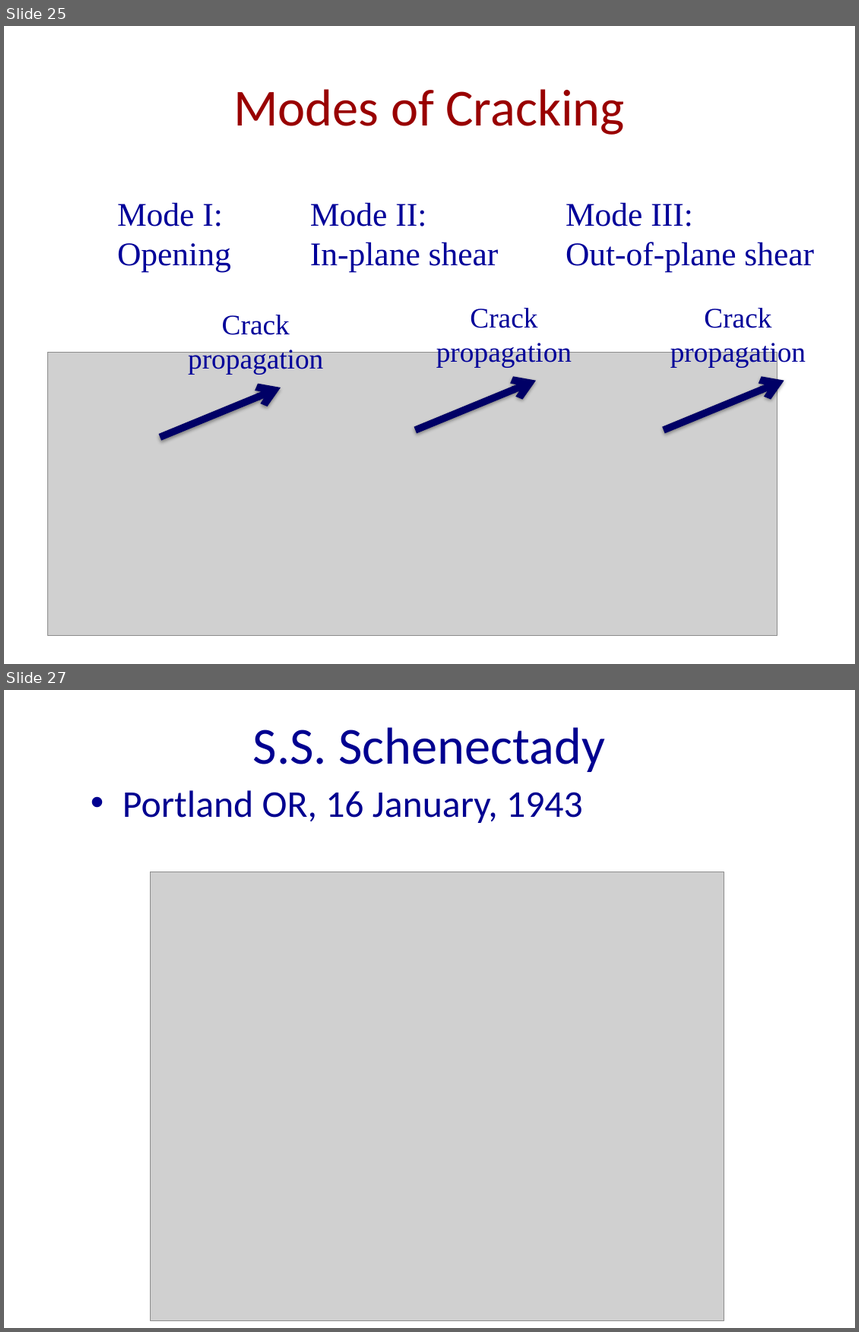
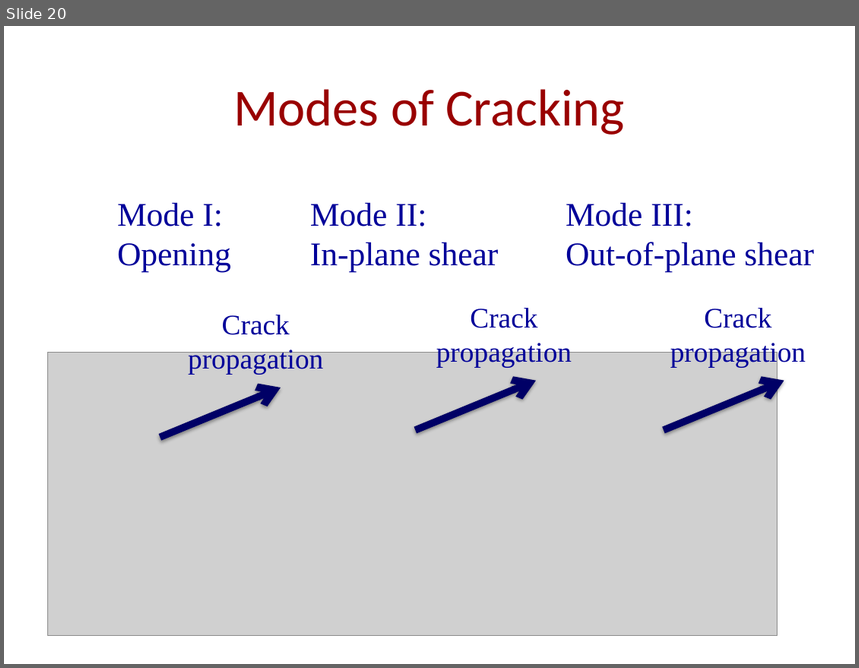
Before and after one commit to UW-geophysics-edu/ess-411-511, a slide deck: lectures/pptx/ESS411_511_Class_19.pptx. Shown one above the other, each under a label of ours: slides 25 and 27 before the commit, slide 20 after it; the slides between them are not shown. The pictures are 859x1332 and 859x668 pixels, drawn with LibreOffice and Linux fonts; fonts in the diff are those of the drawing; grey boxes stand for pictures. Boxes give left, top, right and bottom in pixels: in the first picture for what was removed or moved away, otherwise in the second. Text is boxed around its words. In the diff, an @@ line names an element or a change of style, - is before the commit and + after.

```diff
--- a/lectures/pptx/ESS411_511_Class_19.pptx
+++ b/lectures/pptx/ESS411_511_Class_19.pptx
@@ slide 27 removed at [4, 690, 855, 1328], background #FFFFFF @@
@@ title removed at [253, 727, 605, 772] @@
-S.S. Schenectady
@@ text removed at [123, 790, 583, 823] @@
-• Portland OR, 16 January, 1943
@@ picture removed at [151, 872, 724, 1322] @@
@@ what was slide 25 is now slide 20 @@
```
Also in this commit, not shown: 1 slide changed, 1 slide added, 14 other slides removed, 10 other files.
